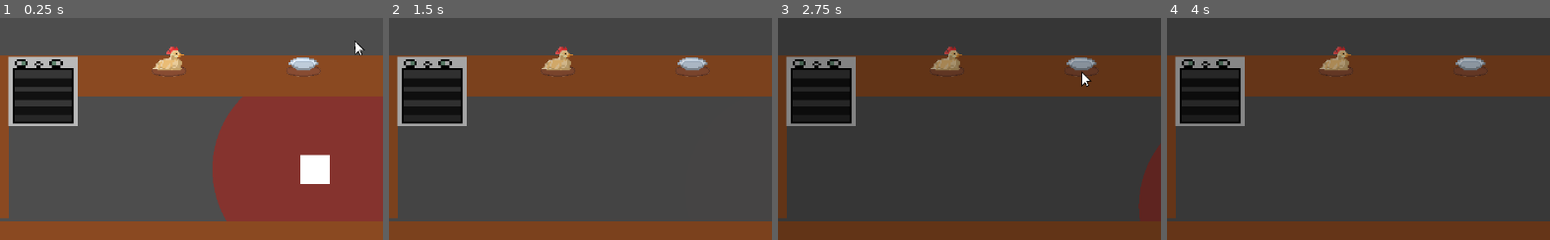
Above: before the commit, frames 1-4 (left to right).
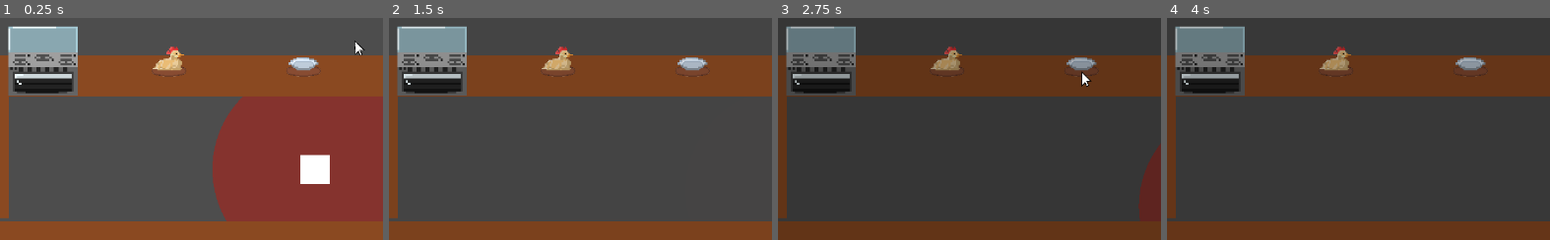
Above: after the commit, the same moments.

Repository: Someoneyeeting/Cookinggame
Game: Godot game, scene res://testscene.tscn
Same seed, same stepped clock (60 frames per second), same inputs: the game is played once before the commit and once after it.
Inputs (mouse positions are % of the whole screen's width and height, from its top left):
- Up to frame 1 (0.25 s): no input
- Up to frame 2 (1.5 s): tap Enter (ui_accept) at 0.5, 0.77 s; move the mouse to (27, 57) at 0.52 s; hold D (right) 0.53-1.28 s; hold Right mouse button (rightc) 0.53-1.28 s; move the mouse to (60, 57) at 1.27 s; hold S (down) from 1.28 s (still down); click (60, 57) at 1.35 s
- Up to frame 3 (2.75 s): tap Enter (ui_accept) at 1.52 s; right-click (60, 57) at 1.55 s; move the mouse to (45, 57) at 2.02 s; release S (down) at 2.03 s; hold D (right) from 2.03 s (still down); hold Right mouse button (rightc) from 2.03 s (still down)
- Up to frame 4 (4 s): move the mouse to (46, 70) at 2.77 s; release D (right) at 2.78 s; release Right mouse button (rightc) at 2.78 s; hold W (up) 2.78-3.53 s; tap Shift (sprint) at 2.85 s; tap Enter (ui_accept) at 3.02, 3.77 s; right-click (46, 70) at 3.05 s; move the mouse to (82, 65) at 3.52 s; hold A (left) from 3.53 s (still down); hold Right mouse button (rightc) from 3.53 s (still down)
The pictures show only the part of the screen within x 5-55%, y 45-95%; the shares and areas given below are measured in that part.

The runs differ from the first frame. In frame 1, 6.8% of the frame differs, in the area x 2-21%, y 3-49%; in frame 2, 6.5%; in frame 3, 6.2%; in frame 4, 6.2%.

Commit message:
oven man

Diff:
--- a/oven.tscn
+++ b/oven.tscn
@@ -2,7 +2,7 @@
 
 [ext_resource type="Script" uid="uid://d0q0qw8vnyl65" path="res://oven.gd" id="1_3n55h"]
 [ext_resource type="PackedScene" uid="uid://cyfq1svoocqic" path="res://targetable.tscn" id="1_my181"]
-[ext_resource type="Texture2D" uid="uid://be5qsc2x881h5" path="res://oven.png" id="2_3n55h"]
+[ext_resource type="Texture2D" uid="uid://cvcxylv61np1i" path="res://assets/sprites/oven.png" id="2_i66py"]
 [ext_resource type="AudioStream" uid="uid://bon08qh1g8bc0" path="res://assets/audio/oven.wav" id="4_i66py"]
 
 [sub_resource type="RectangleShape2D" id="RectangleShape2D_my181"]
@@ -13,7 +13,7 @@
 
 [node name="Oven" type="Sprite2D" parent="."]
 scale = Vector2(3.5, 3.5)
-texture = ExtResource("2_3n55h")
+texture = ExtResource("2_i66py")
 
 [node name="Targetable" parent="." node_paths=PackedStringArray("target") instance=ExtResource("1_my181")]
 target = NodePath("..")
--- a/particales/break.tscn
+++ b/particales/break.tscn
@@ -5,6 +5,7 @@
 point_count = 2
 
 [node name="GPUParticles2D" type="CPUParticles2D"]
+z_index = 80
 emitting = false
 amount = 10
 lifetime = 0.4
--- a/player.gd
+++ b/player.gd
@@ -52,7 +52,8 @@
 	if(plate.is_poison()):
 		Partmanager.summon("poison",target.global_position)
 	else:
-		Partmanager.summon("break",target.global_position)
+		if(target is not Oven):
+			Partmanager.summon("break",target.global_position)
 
 
 	plate.clear()
--- a/player.tscn
+++ b/player.tscn
@@ -98,6 +98,6 @@
 
 [node name="chicken_echo" type="AudioStreamPlayer2D" parent="."]
 stream = ExtResource("5_sweqy")
-volume_db = 1.5
+volume_db = -2.0
 
 [connection signal="timeout" from="timers/line" to="." method="_on_line_timeout"]
--- a/testscene.tscn
+++ b/testscene.tscn
@@ -48,4 +48,4 @@
 position = Vector2(553, 410)
 
 [node name="oven" parent="." instance=ExtResource("6_b56k5")]
-position = Vector2(133, 443)
+position = Vector2(133, 394)
Binary file added: assets/sprites/oven.png
Not shown, added: assets/sprites/oven.png.import
